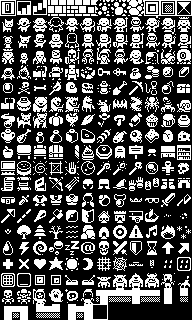
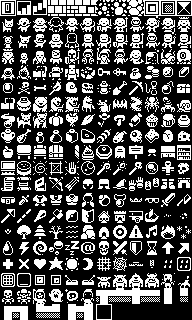
Before/after of a 192px x 320px layered artwork. What changed in the layer stack:
painted on "sprites.png" over (x1=93, y1=304, x2=112, y2=320)
